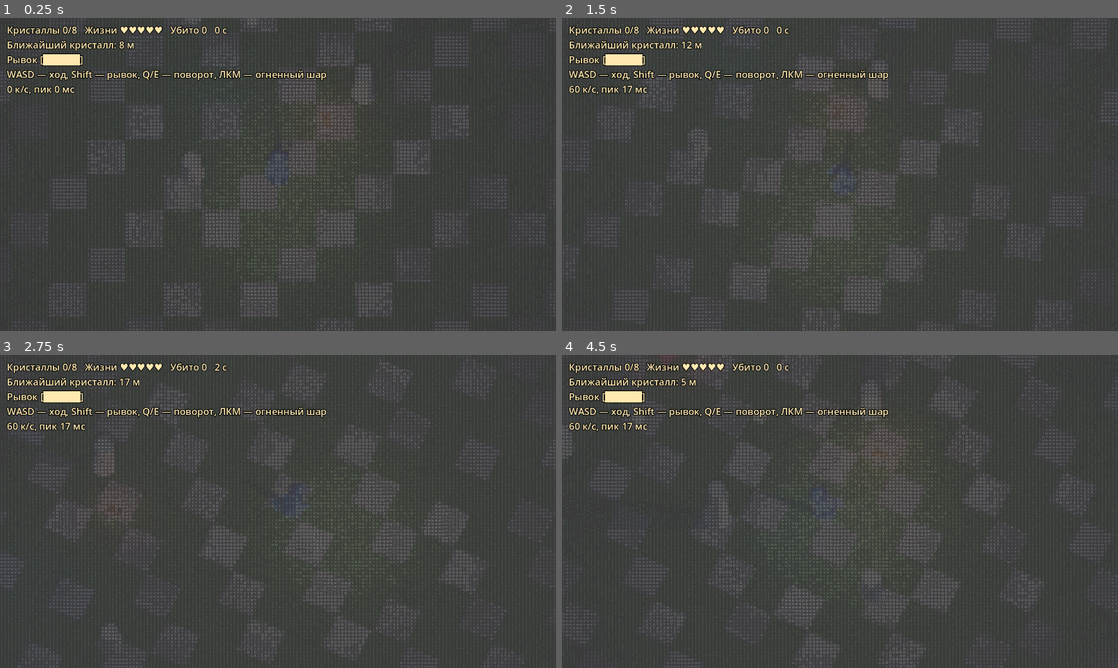
Above: before the commit, frames 1-4 (two rows, left to right).
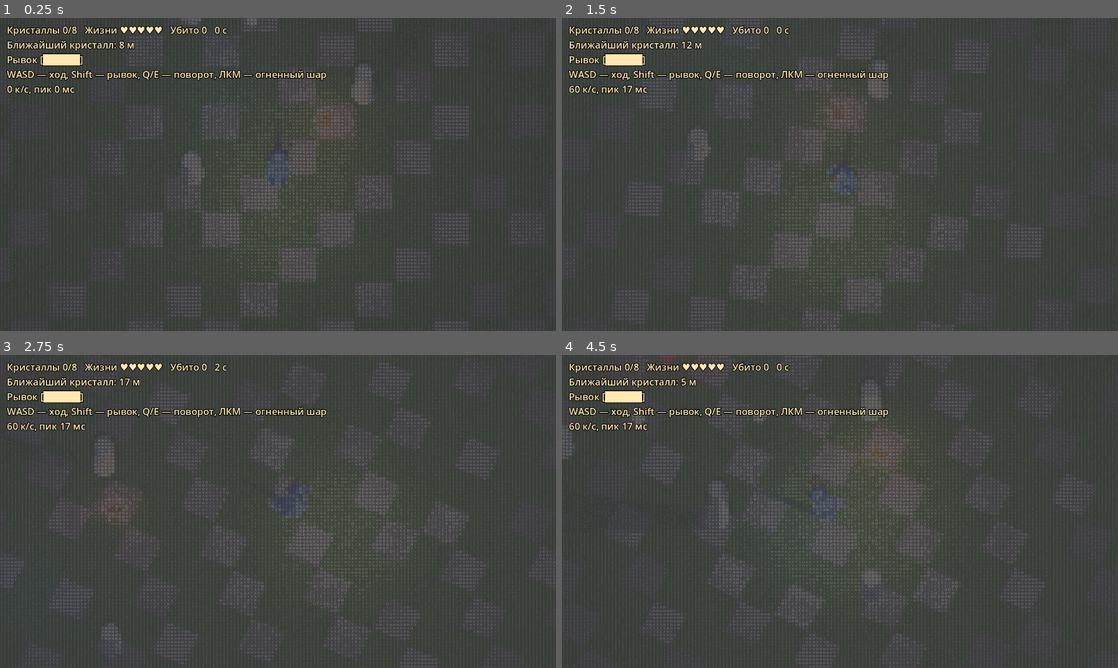
Above: after the commit, the same moments.

Repository: arteick/proxy-test
Game: Godot game, scene res://main.tscn
The game is run twice, just before and just after one commit, with the same random seed, the same clock (stepped at 60 frames per second) and the same inputs.
Inputs (mouse positions are in pixels of both pictures, inside the frame that each line leads up to):
- Up to frame 1 (0.25 s): no input
- Up to frame 2 (1.5 s): tap Enter at 0.5 s; move the mouse to (962, 158) at 0.52 s; hold D 0.53-1.28 s; tap R at 0.6 s; click (962, 158) at 0.67 s; move the mouse to (728, 190) at 1.27 s; hold S from 1.28 s (still down); tap Q at 1.35 s
- Up to frame 3 (2.75 s): move the mouse to (333, 442) at 2.02 s; release S at 2.03 s; hold D from 2.03 s (still down); hold E from 2.03 s (still down)
- Up to frame 4 (4.5 s): move the mouse to (812, 574) at 2.77 s; release D at 2.78 s; release E at 2.78 s; hold W 2.78-3.53 s; tap Shift at 2.85 s; click (812, 574) at 2.92 s; move the mouse to (1006, 558) at 3.52 s; hold A from 3.53 s (still down); tap R at 3.6 s; move the mouse to (673, 464) at 4.27 s; tap Q at 4.35 s

The runs differ from the first frame. In frame 1, 4.6% of the frame differs, in the area x 0-100%, y 0-100%; in frame 2, 3.9%; in frame 3, 3.7%; in frame 4, 4.6%.

Commit message:
Чат: курсор без подсветки, мягче контраст текстур
Co-Authored-By: Claude Opus 5.5 <noreply@anthropic.com>
Claude-Session: https://claude.ai/code/session_019fJbTSZ6KmBDe5ehsTPLq7

Diff:
--- a/godot/scripts/level.gd
+++ b/godot/scripts/level.gd
@@ -17,11 +17,11 @@
 			var edge := x % TILE == 0 or y % TILE == 0
 			var c: Color
 			if (tx + ty) % 3 == 0:
-				var v := 0.34 + (th % 24) / 255.0 + (0.0 if edge else (h % 8) / 255.0)
+				var v := 0.30 + (th % 16) / 255.0 + (0.0 if edge else (h % 8) / 255.0)
 				c = Color(v, v, v * 1.05)
 				if edge: c = c.darkened(0.2)
 			else:
-				var g := 0.24 + (h % 30) / 255.0
+				var g := 0.26 + (h % 20) / 255.0
 				c = Color(g * 0.55, g, g * 0.45)
 			img.set_pixel(x, y, c)
 	img.generate_mipmaps()  # без мип-уровней мелкий шум пола рябит при движении
--- a/godot/shaders/ascii.gdshader
+++ b/godot/shaders/ascii.gdshader
@@ -49,8 +49,9 @@
 	// вдали: сплошной цвет с повышенными насыщенностью и контрастом
 	float solid = mix(0.05, 0.55, lum);
 	float val = mix(cov, solid, far_blend);
-	vec3 tint = mix(vec3(1.0), col / max(lum, 0.04), 0.85);
-	vec3 outc = tint * val * (0.45 + 1.3 * lum) + col * 0.22; // подложка из цвета сцены смягчает контраст символов
+	vec3 tint = mix(vec3(1.0), col / max(lum, 0.04), 0.75);
+	// мягче для глаз: символы тусклее, подложка из цвета сцены плотнее — меньше контраст «яркий знак на чёрном»
+	vec3 outc = tint * val * (0.4 + 1.0 * lum) + col * 0.35;
 	// дальний вид считаем только когда он виден (иначе ~20 лишних выборок текстур на ячейку)
 	if (far_blend > 0.0) {
 		// усреднение по ячейке и по соседям: шум пола сглаживается, а значки выделяются локальным контрастом
Not shown, changed: docs/MEMORY.md
Not shown, changed: docs/PROGRESS.md
Not shown, added: docs/chat/20261026-181041-l8sr.md
